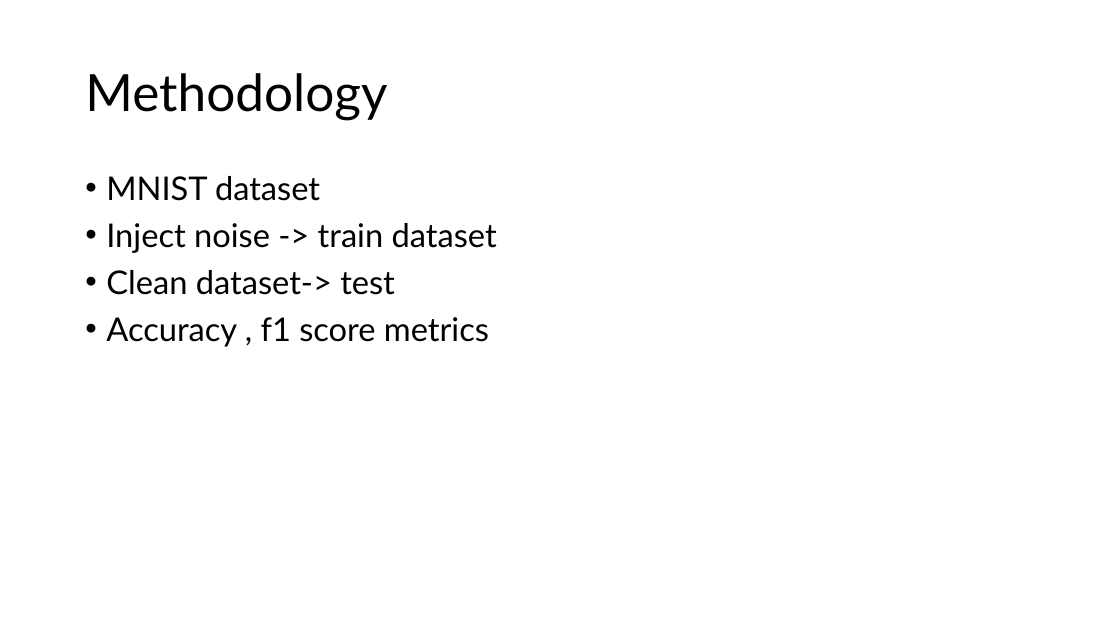
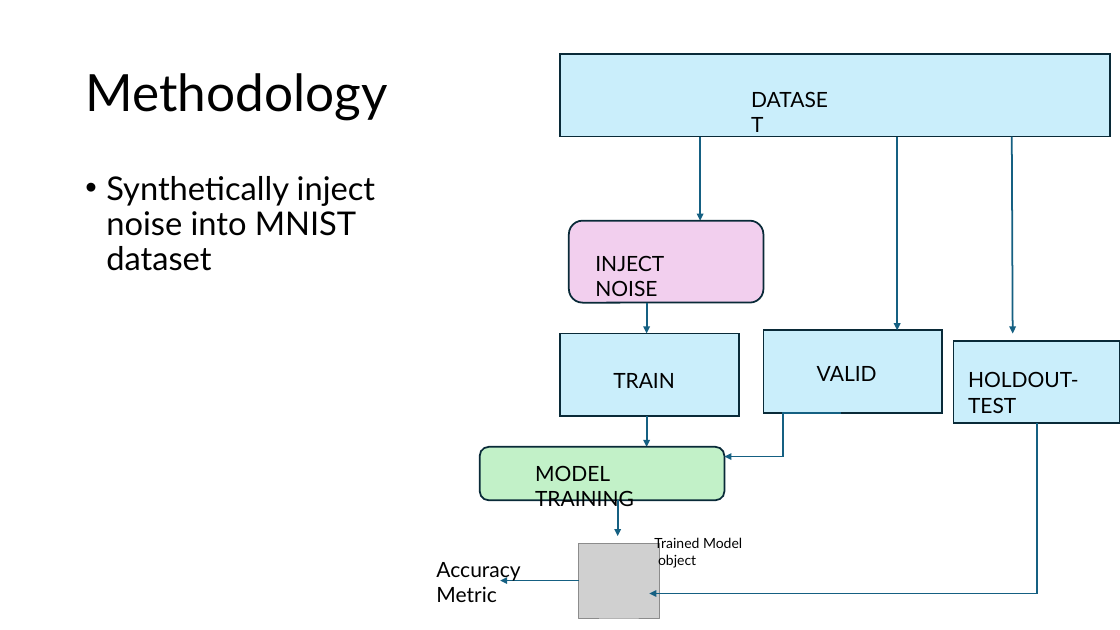
Before and after one commit to srimugunthan/noisylossf_evaluation, a slide deck: slide 12 of MNIST_Model1/pytorch_imple/noise robust loss functions.pptx. Drawn at 1120x630 pixels with LibreOffice and Linux fonts; fonts in the diff are those of the drawing; grey boxes stand for pictures. Boxes give left, top, right and bottom in pixels: in the first picture for what was removed or moved away, otherwise in the second. Text is boxed around its words. In the diff, an @@ line names an element or a change of style, - is before the commit and + after.

```diff
--- a/MNIST_Model1/pytorch_imple/noise robust loss functions.pptx
+++ b/MNIST_Model1/pytorch_imple/noise robust loss functions.pptx
@@ rectangle added at [560,54,1111,136], fill #CAEEFB, outline #092A39 1.5 pt @@
@@ text added at [743,82,841,116], 18 pt, text #000000 @@
+DATASET
@@ arrow added from (700, 137) to (700, 221), #156082 1.5 pt @@
@@ arrow added from (897, 137) to (897, 330), #156082 1.5 pt @@
@@ arrow added from (1012, 137) to (1013, 334), #156082 1.5 pt @@
@@ text at [106,176,375,271]: text changed @@
-• MNIST dataset
-• Inject noise -> train dataset
-• Clean dataset-> test
-• Accuracy , f1 score metrics
+• Synthetically inject noise into MNIST dataset
@@ rounded rectangle added at [569,221,764,303], fill #F2CFEE, outline #092A39 1.5 pt @@
@@ text added at [595,255,664,296], 18 pt, text #000000 @@
+INJECT NOISE
@@ arrow added from (647, 302) to (647, 334), #156082 1.5 pt @@
@@ rectangle added at [560,334,739,416], fill #CAEEFB, outline #092A39 1.5 pt @@
@@ rectangle added at [764,330,943,413], fill #CAEEFB, outline #092A39 1.5 pt @@
@@ rectangle added at [954,341,1120,423], fill #CAEEFB, outline #092A39 1.5 pt @@
@@ text added at [613,373,675,388], 18 pt, text #000000 @@
+TRAIN
@@ text added at [817,366,877,381], 18 pt, text #000000 @@
+VALID
@@ text added at [968,371,1079,413], 18 pt, text #000000 @@
+HOLDOUT-TEST
@@ arrow added from (647, 416) to (647, 447), #156082 1.5 pt @@
@@ elbow arrow added from (841, 413) to (724, 457), #156082 1.5 pt @@
@@ rounded rectangle added at [480,447,724,501], fill #C2F1C8, outline #092A39 1.5 pt @@
@@ elbow arrow added from (1037, 423) to (649, 594), #156082 1.5 pt @@
@@ text added at [535,465,634,511], 18 pt, text #000000 @@
+MODEL TRAINING
@@ arrow added from (618, 501) to (618, 536), #156082 1.5 pt @@
@@ text added at [654,537,742,569], 12 pt, text #000000 @@
+Trained Model
+object
@@ text added at [436,562,520,602], 18 pt, text #000000 @@
+Accuracy
+Metric
@@ picture added at [579,544,660,618] @@
@@ arrow added from (579, 581) to (501, 581), #156082 1.5 pt @@
```
